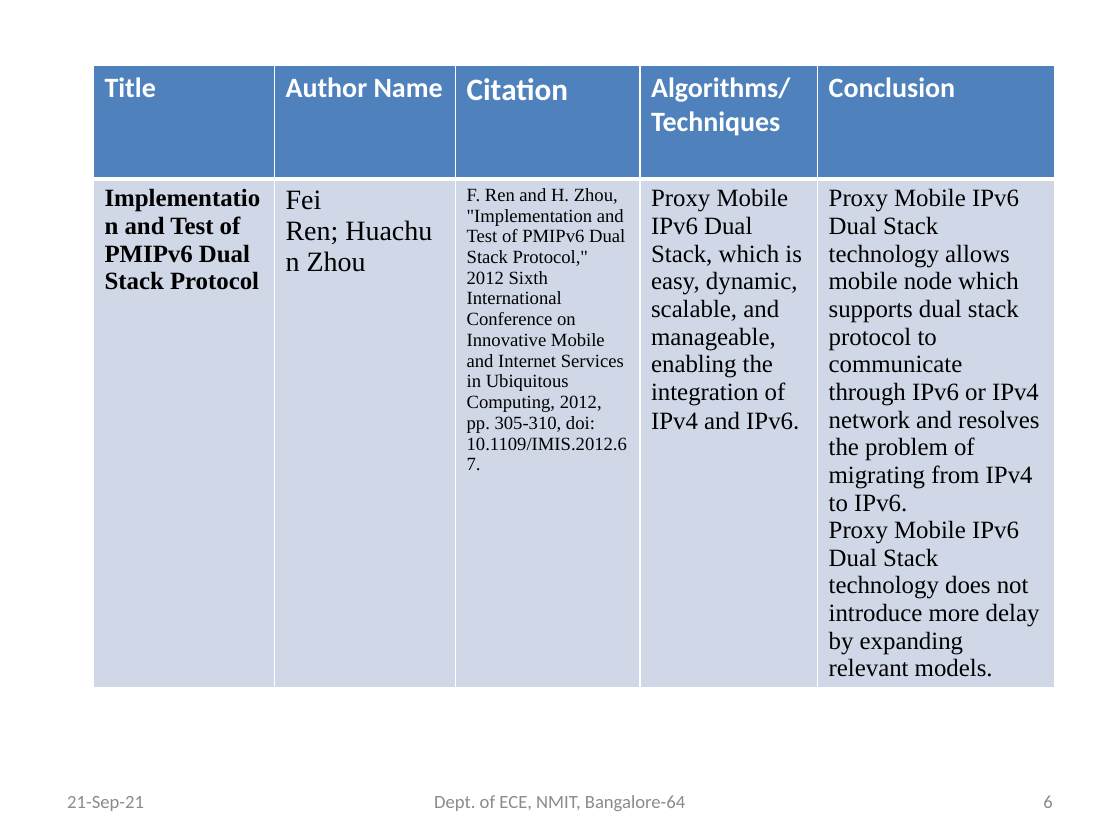
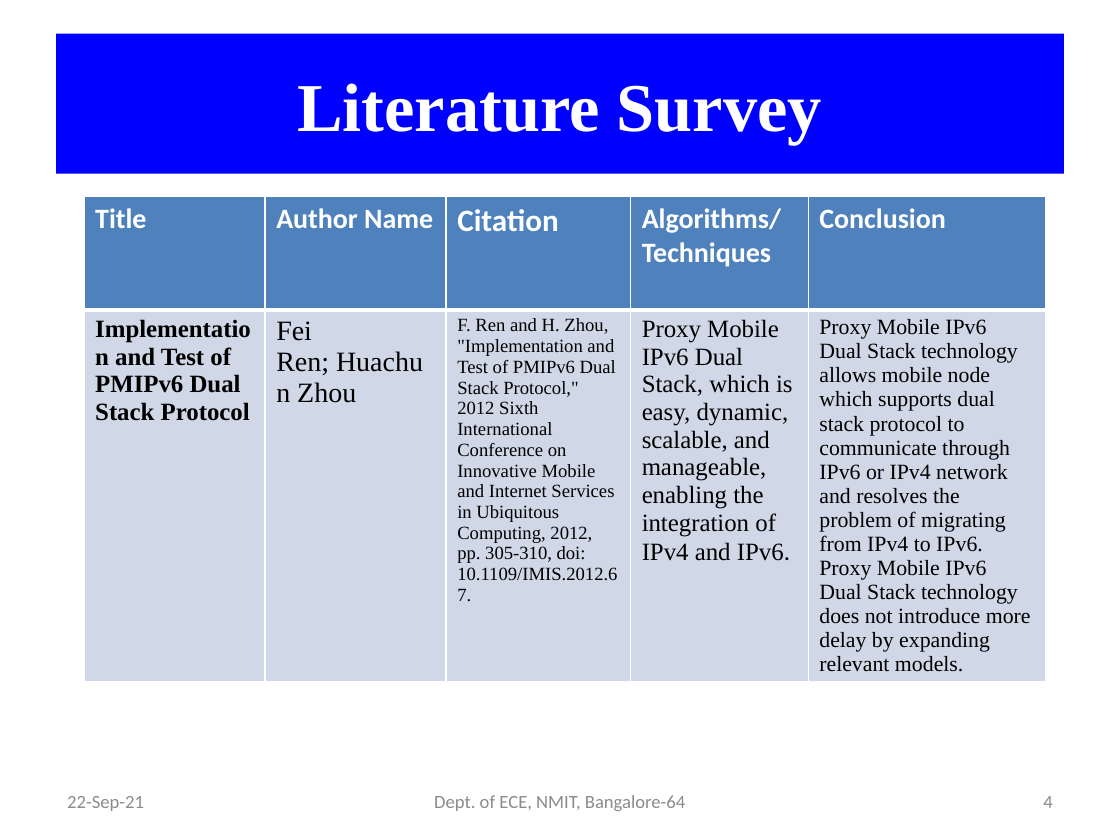
Before and after one commit to Shivakumarbharath/Dual-Stack-Host, a slide deck: slide 4 of Official Documents/Project Batch 16 phase1.pptx (slide 6 before the commit). Drawn at 1120x840 pixels with LibreOffice and Linux fonts; fonts in the diff are those of the drawing. Boxes give left, top, right and bottom in pixels: in the first picture for what was removed or moved away, otherwise in the second. Text is boxed around its words. In the diff, an @@ line names an element or a change of style, - is before the commit and + after.

```diff
--- a/Official Documents/Project Batch 16 phase1.pptx
+++ b/Official Documents/Project Batch 16 phase1.pptx
@@ title added at (56, 34, 1064, 174), fill #0000FF, 44 pt, text #FFFFFF, bold @@
+Literature Survey
@@ table at (84, 196, 1047, 711) @@
@@ size 16 to 14 pt in "Proxy Mobile IPv6 Dual Stack technology allows ...", "Proxy Mobile IPv6 Dual Stack technology does ..." @@
@@ table: place and size @@
-table at (93, 65, 1056, 726)
+table at (84, 196, 1047, 711)
@@ text at (67, 796, 144, 811): text changed @@
-21-Sep-21
+22-Sep-21
@@ page number at (1043, 796, 1052, 808): text changed @@
-6
+4
```
Also in this commit, not shown: 12 other slides changed, 2 slides removed.
